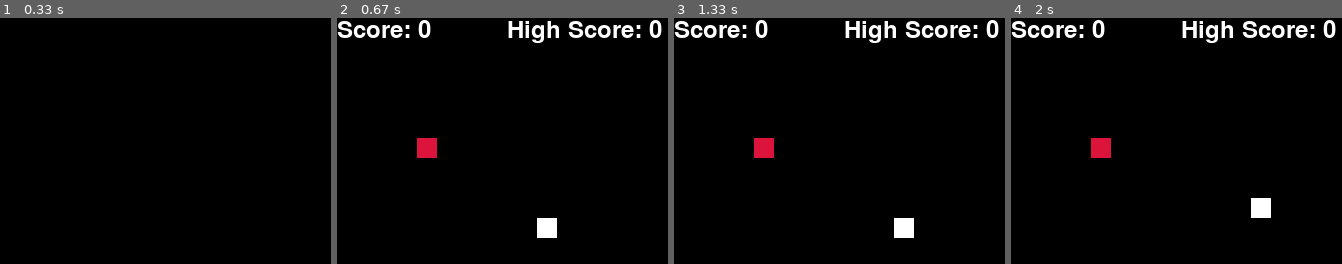
Above: before the commit, frames 1-4 (left to right).
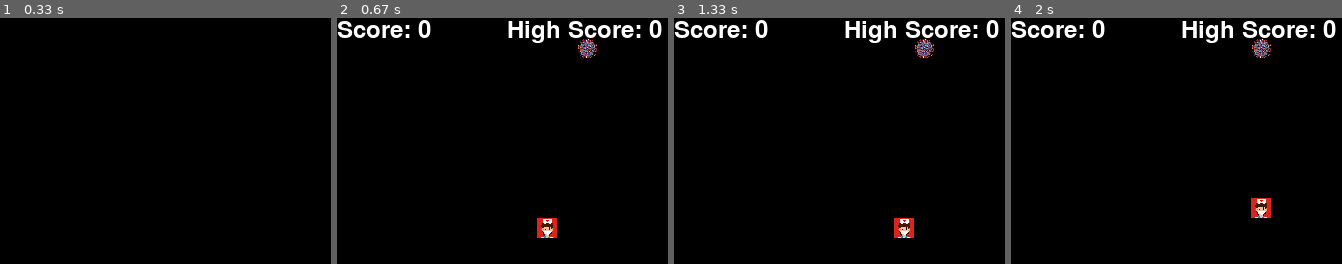
Above: after the commit, the same moments.

Repository: CaoNgocQuyIT2k2/snake_pygame
Game: pygame game, started from snake.py
Same seed, same stepped clock (60 frames per second), same inputs: the game is played once before the commit and once after it.
Inputs:
- Up to frame 1 (0.33 s): no input
- Up to frame 2 (0.67 s): tap Space at 0.33 s
- Up to frame 3 (1.33 s): hold Right 0.67-1.13 s; hold Up from 1.17 s (still down)
- Up to frame 4 (2 s): release Up at 1.8 s; hold Right from 1.83 s (still down)

Frame 1 is identical in both runs. In frame 2, 1.2% of the frame differs, in the area x 24-79%, y 8-90%; in frame 3, 1.2%; in frame 4, 1.2%.

Commit message:
thêm hiệu ứng hình ảnh cho con rắn

Diff:
--- a/snake.py
+++ b/snake.py
@@ -2,56 +2,63 @@
 import random
 pg.init()
 
-#cửa sổ game
-Screen =pg.display.set_mode((400,400))
+# Cửa sổ game
+Screen = pg.display.set_mode((400, 400))
 
-#đặt tiêu đề
+# Đặt tiêu đề
 pg.display.set_caption('Snake Game')
 
 # Khởi tạo biến mặc định
-snake_part = 20 #thân rắn theo từng khúc
-x=y=200 #vị trí mặc định của rắn bằng 200px
-x_change = y_change = 0 #vị trí thay đổi
-body_snake = [] # để lưu thân rắn
-length = 1 #thân rắn mặc định là 1
+snake_part = 20  # thân rắn theo từng khúc
+x = y = 200  # vị trí mặc định của rắn bằng 200px
+x_change = y_change = 0  # vị trí thay đổi
+body_snake = []  # để lưu thân rắn
+length = 1  # thân rắn mặc định là 1
 score = highScore = 0
 
+snake_img = pg.image.load('head.jpg')
+snake_img = pg.transform.scale(snake_img, (snake_part, snake_part))
+body_img = pg.image.load('body.jpg')
+body_img = pg.transform.scale(body_img, (snake_part, snake_part))
+food_img = pg.image.load('covid.png')
+food_img = pg.transform.scale(food_img, (snake_part, snake_part))
 
-# tạo điểm ăn cho rắn
-food_x= random.randint(0,19)*snake_part
-food_y= random.randint(0,19)*snake_part
 
-#tạo tốc độ cho rắn
+# Tạo điểm ăn cho rắn
+food_x = random.randint(0, 19) * snake_part
+food_y = random.randint(0, 19) * snake_part
+
+# Tạo tốc độ cho rắn
 clock = pg.time.Clock()
 speed = 3
 
-#def Function
-def check_col(): #kiểm tra va chạm
-    if x<0 or  x > 400 or y<0 or y > 400 or (x,y) in body_snake[:-1]:
+# Hàm kiểm tra va chạm
+def check_col():
+    if x < 0 or x > 400 or y < 0 or y > 400 or (x, y) in body_snake[:-1]:
         return False
     return True
 
-#hàm viết thông báo điểm, điểm cao nhất và chơi lại
+# Hàm viết thông báo điểm, điểm cao nhất và chơi lại
 def score_view():
-    font = pg.font.Font(None,36)
+    font = pg.font.Font(None, 36)
     if gamePlay:
-        score_txt = font.render(f'Score: {score}', True,(255,255,255))
-        Screen.blit(score_txt,(0,0))
-        hscore_txt = font.render(f'High Score: {highScore}', True,(255,255,255))
-        Screen.blit(hscore_txt,(170,0))
+        score_txt = font.render(f'Score: {score}', True, (255, 255, 255))
+        Screen.blit(score_txt, (0, 0))
+        hscore_txt = font.render(f'High Score: {highScore}', True, (255, 255, 255))
+        Screen.blit(hscore_txt, (170, 0))
     else:
-        note_txt = font.render(f'Press space to play again', True,(255,255,255))
-        Screen.blit(note_txt,(0,0))
+        note_txt = font.render(f'Press space to play again', True, (255, 255, 255))
+        Screen.blit(note_txt, (0, 0))
 
-#Phần xử lý game
+# Phần xử lý game
 gamePlay = True
 while True:
     for event in pg.event.get():
-        #thoát game
-        if event.type ==pg.QUIT:
+        # Thoát game
+        if event.type == pg.QUIT:
             pg.quit()
             quit
-        #di chuyển
+        # Di chuyển
         if event.type == pg.KEYDOWN:
             if event.key == pg.K_LEFT:
                 x_change -= snake_part
@@ -66,47 +73,50 @@
                 x_change = 0
                 y_change = snake_part
             elif event.key == pg.K_SPACE:
-                gamePlay=True
-    #Clear màn hình
-    Screen.fill((0,0,0))
+                gamePlay = True
+
+    # Clear màn hình
+    Screen.fill((0, 0, 0))
     score_view()
     if gamePlay:
-        #cập nhật vị trí rắn
-        x+= x_change
-        y+= y_change
+        # Cập nhật vị trí rắn
+        x += x_change
+        y += y_change
 
-        #thêm thân rắn mới vào mình con rắn
-        body_snake.append((x,y))
+        # Thêm thân rắn mới vào mình con rắn
+        body_snake.append((x, y))
 
-        #xóa thân rắn khi rắn di chuyển đi
+        # Xóa thân rắn khi rắn di chuyển đi
         if len(body_snake) > length:
             del body_snake[0]
 
-        #kiểm tra xem rắn ăn mồi được không
-        if x==food_x and y == food_y:
-            length+=1
-            score +=1
-            if score > highScore : highScore = score
-            #random lại thức ăn
-            food_x= random.randint(0,19)*snake_part
-            food_y= random.randint(0,19)*snake_part
+        # Kiểm tra xem rắn ăn mồi được không
+        if x == food_x and y == food_y:
+            length += 1
+            score += 1
+            if score > highScore: highScore = score
+            # Random lại thức ăn
+            food_x = random.randint(0, 19) * snake_part
+            food_y = random.randint(0, 19) * snake_part
 
-        #vẽ thân rắn
-        for x,y in body_snake:
-            pg.draw.rect(Screen,(255,255,255),(x,y,snake_part,snake_part))
-        #vẽ thức ăn
-        pg.draw.rect(Screen,(220,20,60),(food_x,food_y,snake_part,snake_part))
-        gamePlay=check_col() #kiểm tra va chạm
+        # Vẽ thân rắn
+        for bx, by in body_snake:
+            Screen.blit(body_img, (bx, by))
+        # Vẽ đầu rắn
+        Screen.blit(snake_img, (x, y))
+        # Vẽ thức ăn
+        Screen.blit(food_img, (food_x, food_y))
+        gamePlay = check_col()  # Kiểm tra va chạm
 
-        #cập nhật lại tốc độ
+        # Cập nhật lại tốc độ
         clock.tick(speed)
     else:
-        #khởi tạo lại game
-        x=y=200
-        x=y=200 #vị trí mặc định của rắn bằng 200px
-        x_change = y_change = 0 #vị trí thay đổi
-        body_snake = [] # để lưu thân rắn
-        length = 1 #thân rắn mặc định là 1
+        # Khởi tạo lại game
+        x = y = 200
+        x = y = 200  # Vị trí mặc định của rắn bằng 200px
+        x_change = y_change = 0  # Vị trí thay đổi
+        body_snake = []  # Để lưu thân rắn
+        length = 1  # Thân rắn mặc định là 1
 
-    #cập nhật lại màn hình
+    # Cập nhật lại màn hình
     pg.display.update()
Binary file added: body.jpg
Binary file added: covid.png
Binary file added: head.jpg
Not shown, added: index.html
Not shown, added: snake.js
